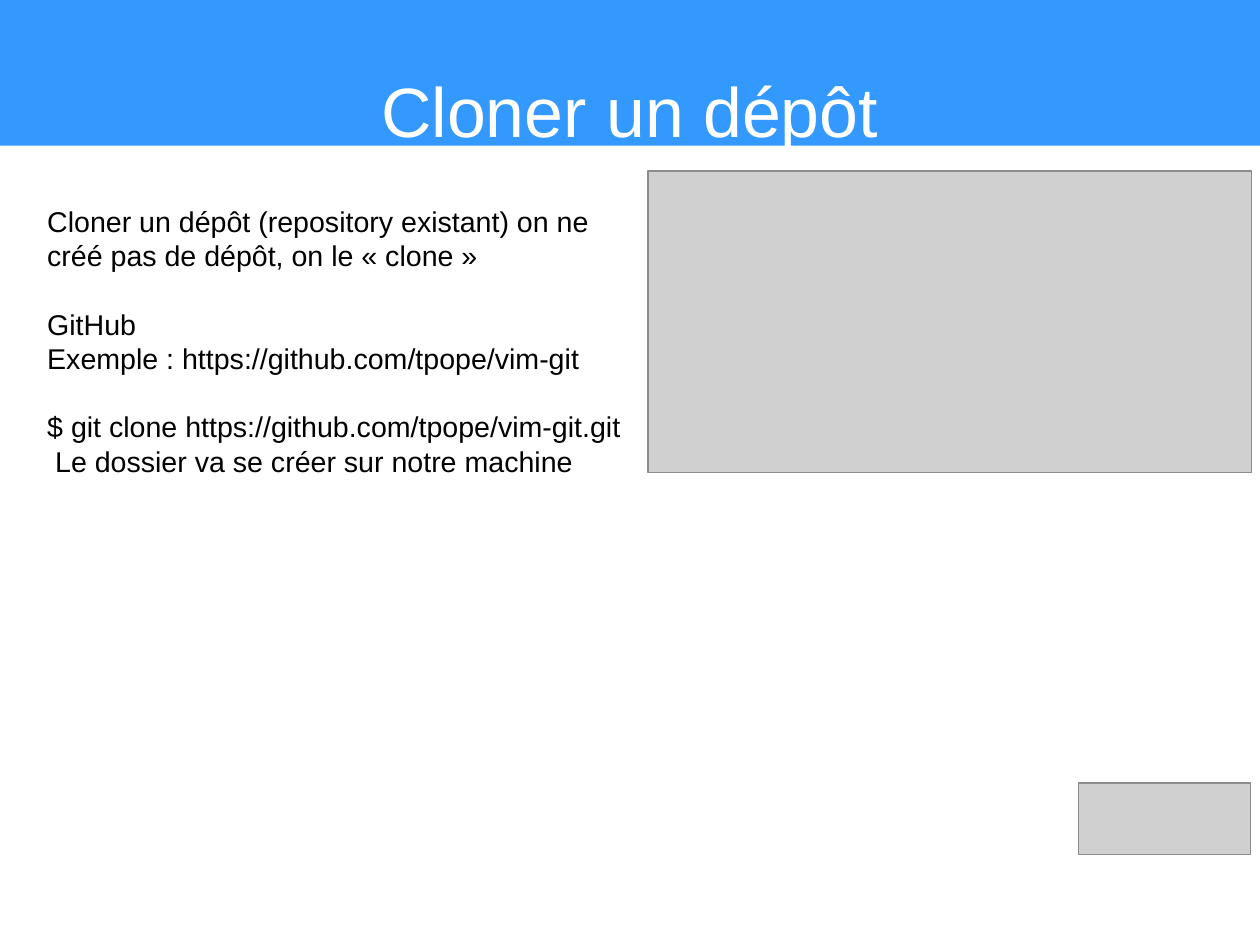
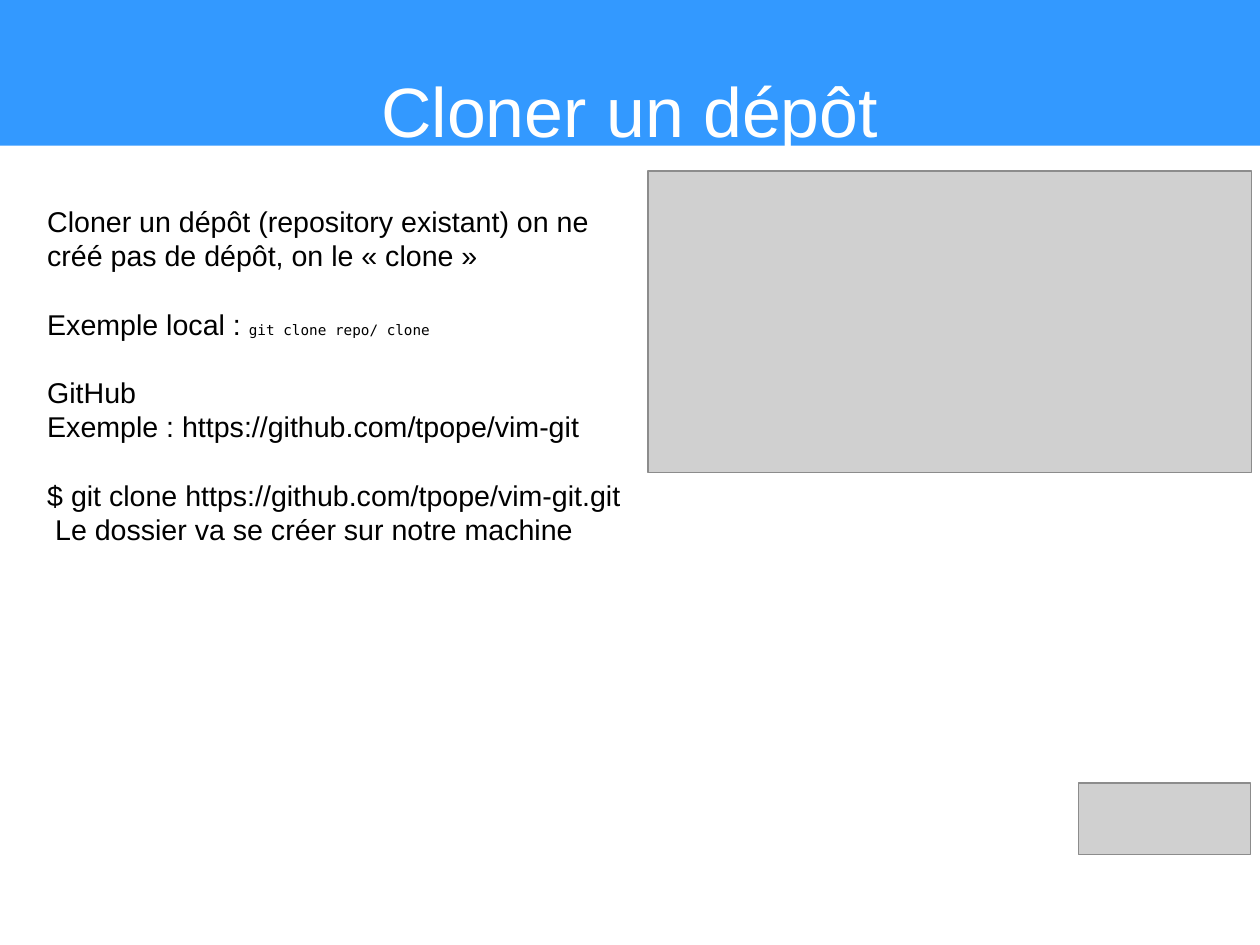
Before and after one commit to heylve/current, a slide deck: slide 9 of Presentations/git_explained.odp. Drawn at 1260x945 pixels with LibreOffice and Linux fonts; fonts in the diff are those of the drawing; grey boxes stand for pictures. Boxes give left, top, right and bottom in pixels: in the first picture for what was removed or moved away, otherwise in the second. Text is boxed around its words. In the diff, an @@ line names an element or a change of style, - is before the commit and + after.

Commit message:
wip

```diff
--- a/Presentations/git_explained.odp
+++ b/Presentations/git_explained.odp
@@ text at [47,314,430,340]: paragraph added @@
+Exemple local : git clone repo/ clone
```
